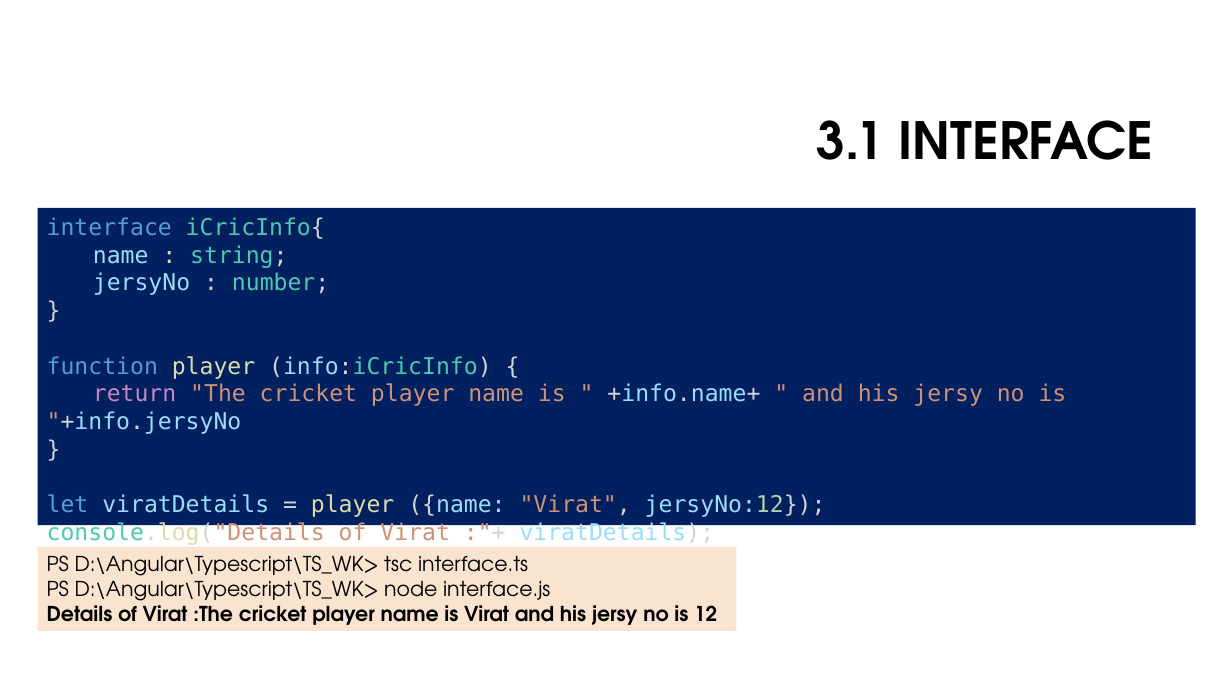
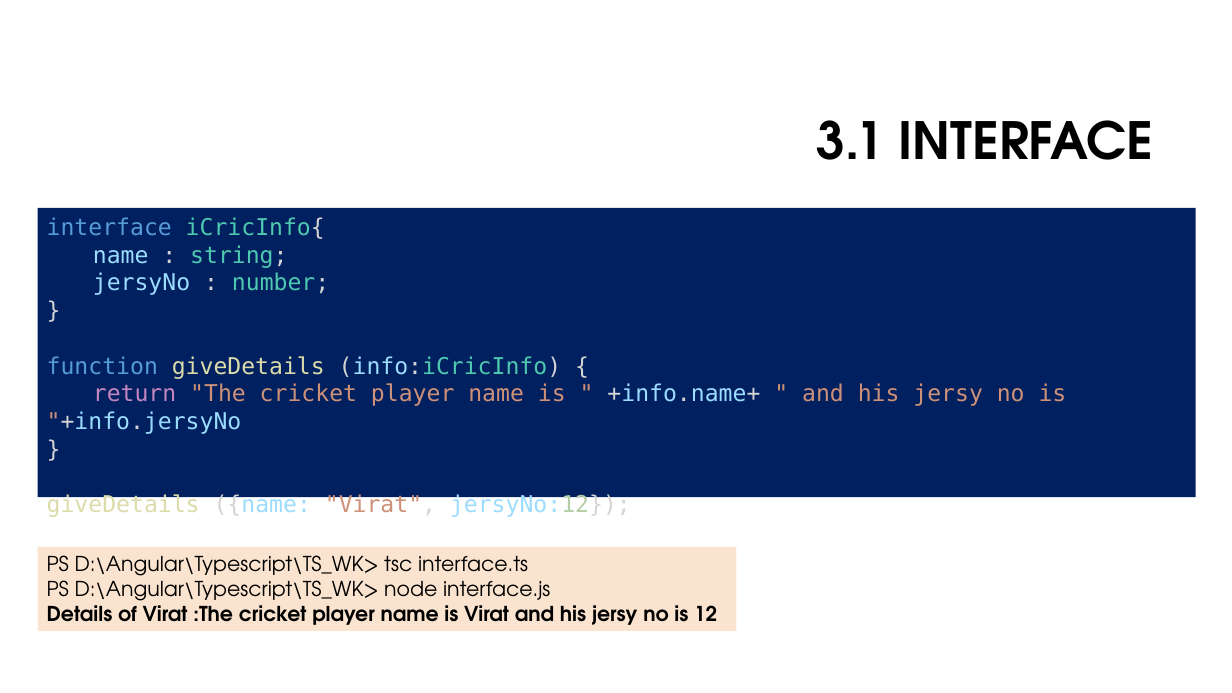
Before and after one commit to monicka2479/Typescript, a slide deck: slide 14 of Typescript Presentation.pptx (slide 11 before the commit). Drawn at 1232x693 pixels with LibreOffice and Linux fonts; fonts in the diff are those of the drawing; background and template pictures are left out. Boxes give left, top, right and bottom in pixels: in the first picture for what was removed or moved away, otherwise in the second. Text is boxed around its words. In the diff, an @@ line names an element or a change of style, - is before the commit and + after.

```diff
--- a/Typescript Presentation.pptx
+++ b/Typescript Presentation.pptx
@@ rectangle "interface iCricInfo{": place and size @@
-rectangle "interface iCricInfo{" at [38,208,1196,525]
+rectangle "interface iCricInfo{" at [38,208,1196,497]
@@ text in rectangle at [47,356,561,379]: text changed; text colour #4EC9B0 to #DCDCAA @@
-function player (info:iCricInfo) {
+function giveDetails (info:iCricInfo) {
@@ text in rectangle at [47,493,631,517]: text changed @@
-let viratDetails = player ({name: "Virat", jersyNo:12});
-console.log("Details of Virat :"+ viratDetails);
+giveDetails ({name: "Virat", jersyNo:12});
```
Also in this commit, not shown: 7 other slides changed, 3 slides added, 6 other files.
